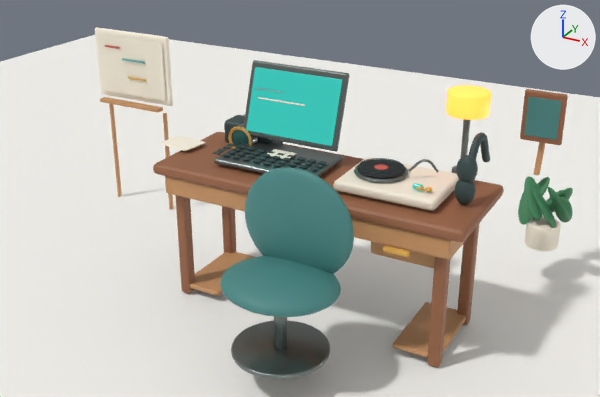
The glTF model assets/room3d/qianyu-room.glb as it was, and as the next commit left it.
Rendered twice from a 50 mm camera at (9.6, -13.15, 9.67) aimed at (1.15, 2.21, 1.99). Every picture has the same lights, and +X, +Y and +Z are marked at upper right. The first picture is the older version. Where no turn or scale is listed for an object, it has been applied to the vertices.

The scene before the commit, as lines of its bpy script (objects in view):
```python
ob_desk_drawer = bpy.data.objects.new('desk_drawer', me_cube_006)
ob_desk_drawer.location = (4.45, 1.2, 2.45)
ob_research_easel_face = bpy.data.objects.new('research_easel_face', me_cube_059)
ob_research_easel_face.location = (-4.85, 3.77, 3.95)
ob_research_easel_frame = bpy.data.objects.new('research_easel_frame', me_cube_058)
ob_research_easel_frame.location = (-4.85, 3.86, 3.95)
ob_research_easel_leg = bpy.data.objects.new('research_easel_leg', me_cube_060)
ob_research_easel_leg.location = (-5.78, 3.89, 1.26)
ob_research_easel_leg_001 = bpy.data.objects.new('research_easel_leg.001', me_cube_061)
ob_research_easel_leg_001.location = (-3.92, 3.89, 1.26)
ob_research_easel_note = bpy.data.objects.new('research_easel_note', me_cube_063)
ob_research_easel_note.location = (-5.4, 3.72, 4.45)
ob_research_easel_note_001 = bpy.data.objects.new('research_easel_note.001', me_cube_064)
ob_research_easel_note_001.location = (-4.72, 3.72, 4.15)
ob_research_easel_note_002 = bpy.data.objects.new('research_easel_note.002', me_cube_065)
ob_research_easel_note_002.location = (-4.64, 3.72, 3.67)
ob_research_easel_tray = bpy.data.objects.new('research_easel_tray', me_cube_062)
ob_research_easel_tray.location = (-4.85, 3.64, 2.95)
# also in view: 'chair_base' at (2.8, -1.55, 0.66); 'chair_back' at (2.8, -0.88, 3.0); 'desk_leg.003' at (5.25, 2.08, 1.48); 'desk_leg.001' at (-0.75, 2.08, 1.48); 'macbook_base' at (1.2, 1.18, 3.3)
```
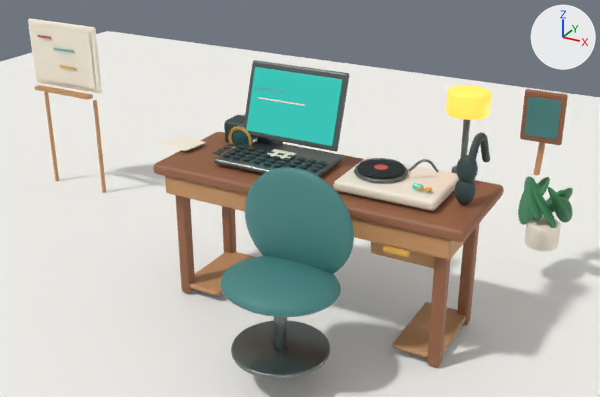
Pixel boxes [x1, y1, x2, y2] of what changed, in the pictures (600 x 397 px):
'research_easel_face', moved: before [97, 34, 166, 102]; after [30, 24, 95, 89]
'research_easel_frame', moved: before [95, 27, 173, 106]; after [28, 19, 102, 94]
'research_easel_leg', moved: before [109, 104, 122, 197]; after [44, 92, 59, 181]
'research_easel_tray', moved: before [100, 97, 163, 113]; after [34, 85, 93, 100]
'research_easel_leg.001', moved: before [163, 113, 173, 210]; after [93, 100, 106, 193]
'research_easel_note.001', moved: before [122, 58, 145, 64]; after [53, 48, 74, 53]
'research_easel_note.002', moved: before [128, 76, 146, 81]; after [59, 65, 76, 70]
'research_easel_note', moved: before [105, 45, 120, 49]; after [37, 35, 51, 39]

Patch to the scene script:
```diff
--- a/assets/room3d/qianyu-room.glb.py
+++ b/assets/room3d/qianyu-room.glb.py
@@ ob_research_easel_face @@
 ob_research_easel_face = bpy.data.objects.new('research_easel_face', me_cube_059)
-ob_research_easel_face.location = (-4.85, 3.77, 3.95)
+ob_research_easel_face.location = (-7.3, 3.77, 3.95)
@@ ob_research_easel_frame @@
 ob_research_easel_frame = bpy.data.objects.new('research_easel_frame', me_cube_058)
-ob_research_easel_frame.location = (-4.85, 3.86, 3.95)
+ob_research_easel_frame.location = (-7.3, 3.86, 3.95)
@@ ob_research_easel_leg @@
 ob_research_easel_leg = bpy.data.objects.new('research_easel_leg', me_cube_060)
-ob_research_easel_leg.location = (-5.78, 3.89, 1.26)
+ob_research_easel_leg.location = (-8.23, 3.89, 1.26)
@@ ob_research_easel_leg_001 @@
 ob_research_easel_leg_001 = bpy.data.objects.new('research_easel_leg.001', me_cube_061)
-ob_research_easel_leg_001.location = (-3.92, 3.89, 1.26)
+ob_research_easel_leg_001.location = (-6.37, 3.89, 1.26)
@@ ob_research_easel_note @@
 ob_research_easel_note = bpy.data.objects.new('research_easel_note', me_cube_063)
-ob_research_easel_note.location = (-5.4, 3.72, 4.45)
+ob_research_easel_note.location = (-7.85, 3.72, 4.45)
@@ ob_research_easel_note_001 @@
 ob_research_easel_note_001 = bpy.data.objects.new('research_easel_note.001', me_cube_064)
-ob_research_easel_note_001.location = (-4.72, 3.72, 4.15)
+ob_research_easel_note_001.location = (-7.17, 3.72, 4.15)
@@ ob_research_easel_note_002 @@
 ob_research_easel_note_002 = bpy.data.objects.new('research_easel_note.002', me_cube_065)
-ob_research_easel_note_002.location = (-4.64, 3.72, 3.67)
+ob_research_easel_note_002.location = (-7.09, 3.72, 3.67)
@@ ob_research_easel_tray @@
 ob_research_easel_tray = bpy.data.objects.new('research_easel_tray', me_cube_062)
-ob_research_easel_tray.location = (-4.85, 3.64, 2.95)
+ob_research_easel_tray.location = (-7.3, 3.64, 2.95)
```
